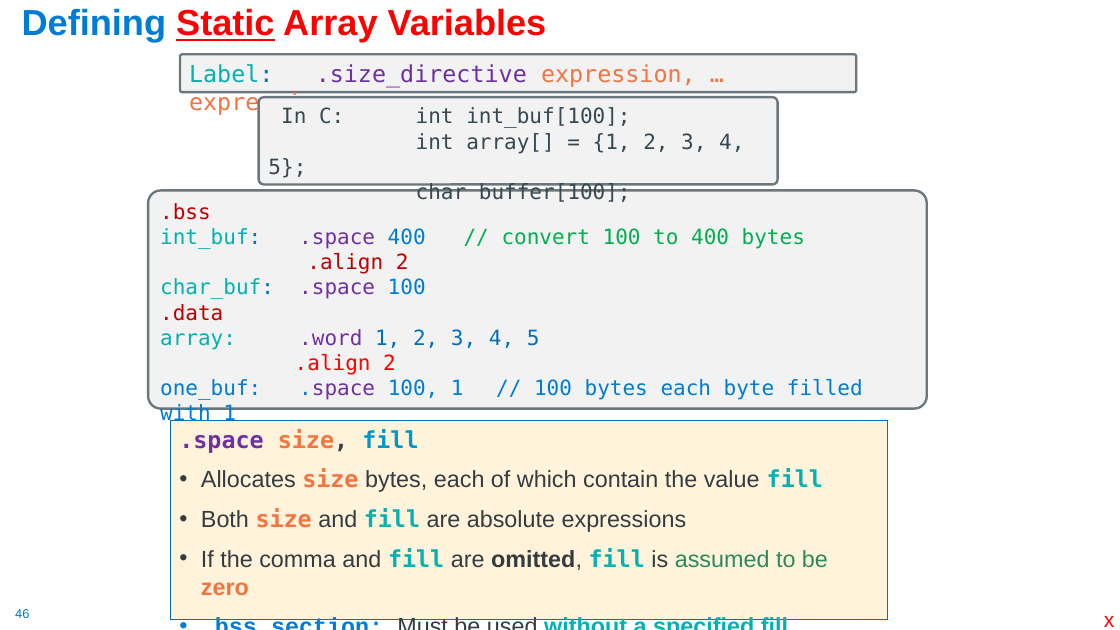
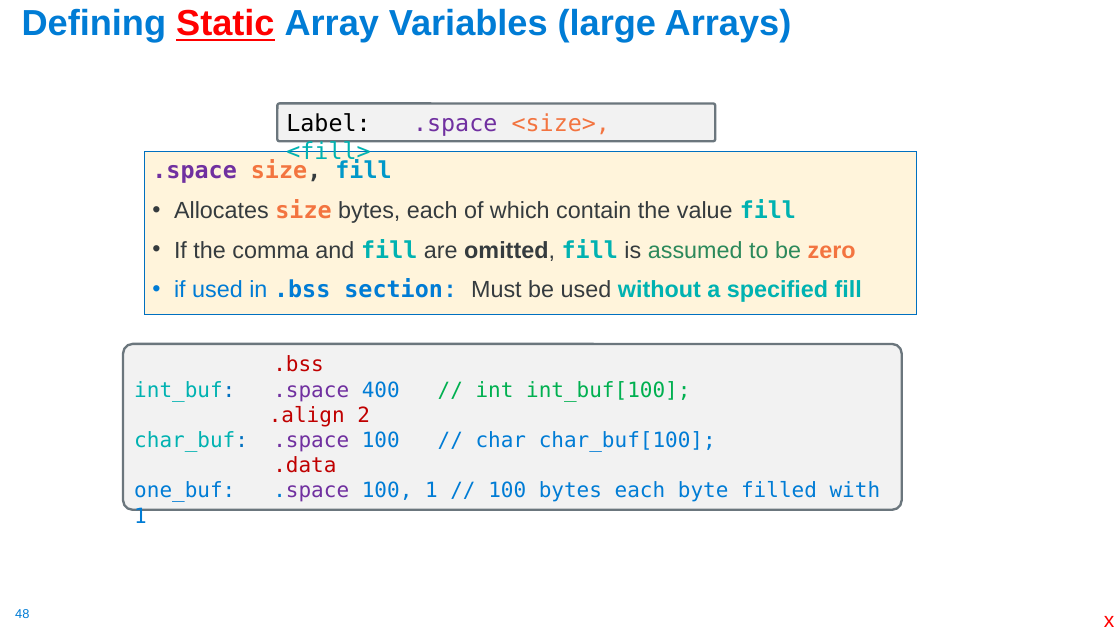
Before and after one commit to cse30-sp24/Muller-Slides, a slide deck: slide 48 of Lecture-15.pptx (slide 46 before the commit). Drawn at 1120x630 pixels with LibreOffice and Linux fonts; fonts in the diff are those of the drawing. Boxes give left, top, right and bottom in pixels: in the first picture for what was removed or moved away, otherwise in the second. Text is boxed around its words. In the diff, an @@ line names an element or a change of style, - is before the commit and + after.

```diff
--- a/Lecture-15.pptx
+++ b/Lecture-15.pptx
@@ title at [22,8,792,42]: text changed; text colour #FF0000 to #007CD5 @@
-Defining Static Array Variables
+Defining Static Array Variables (large Arrays)
@@ rounded rectangle removed at [259,97,778,185] @@
-In C: int int_buf[100];
-int array[] = {1, 2, 3, 4, 5};
-char buffer[100];
@@ rounded rectangle "Label: .space <size>, <fill>": place and size @@
-rounded rectangle "Label: .space <size>, <fill>" at [180,55,856,92]
+rounded rectangle "Label: .space <size>, <fill>" at [277,103,715,141]
@@ text in rounded rectangle at [286,113,610,165]: text changed @@
-Label: .size_directive expression, … expression
+Label: .space <size>, <fill>
@@ text ".space size, fill": place and size @@
-text ".space size, fill" at [171,421,889,620]
+text ".space size, fill" at [144,151,917,315]
@@ text at [174,278,862,302]: text changed @@
-• .bss section: Must be used without a specified fill
+• if used in .bss section: Must be used without a specified fill
@@ text in rounded rectangle at [295,329,540,375]: paragraphs removed @@
-array: .word 1, 2, 3, 4, 5
-.align 2
@@ rounded rectangle ".bss": place and size @@
-rounded rectangle ".bss" at [148,191,927,409]
+rounded rectangle ".bss" at [123,344,902,509]
@@ text in rounded rectangle at [134,381,690,402]: text changed @@
-int_buf: .space 400 // convert 100 to 400 bytes
+int_buf: .space 400 // int int_buf[100];
@@ text in rounded rectangle at [134,431,716,452]: text changed; text colour #00B2B1 to #007CD5 @@
-char_buf: .space 100
+char_buf: .space 100 // char char_buf[100];
@@ text at [201,508,687,532]: paragraph removed @@
-• Both size and fill are absolute expressions
@@ page number at [15,609,29,618]: text changed @@
-46
+48
```
Also in this commit, not shown: 5 other slides changed, 3 slides added, 1 slide removed, 3 other files.
